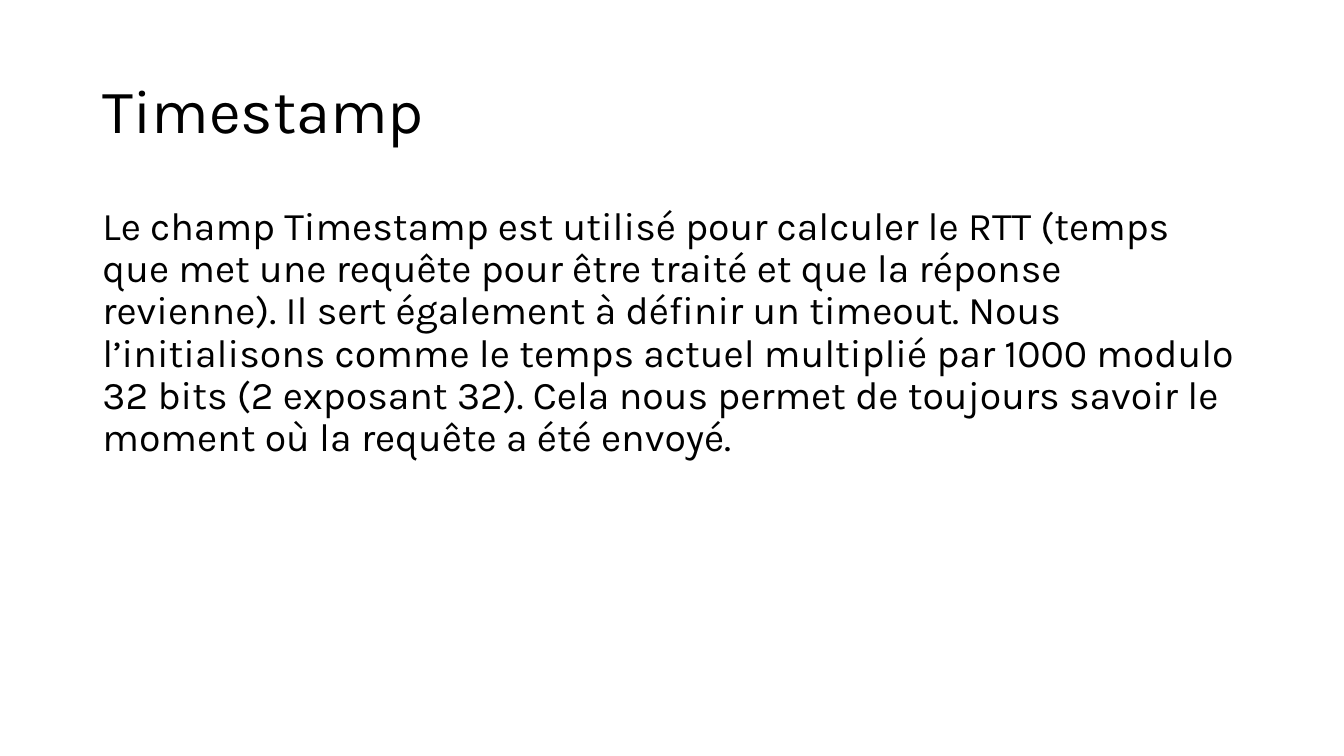
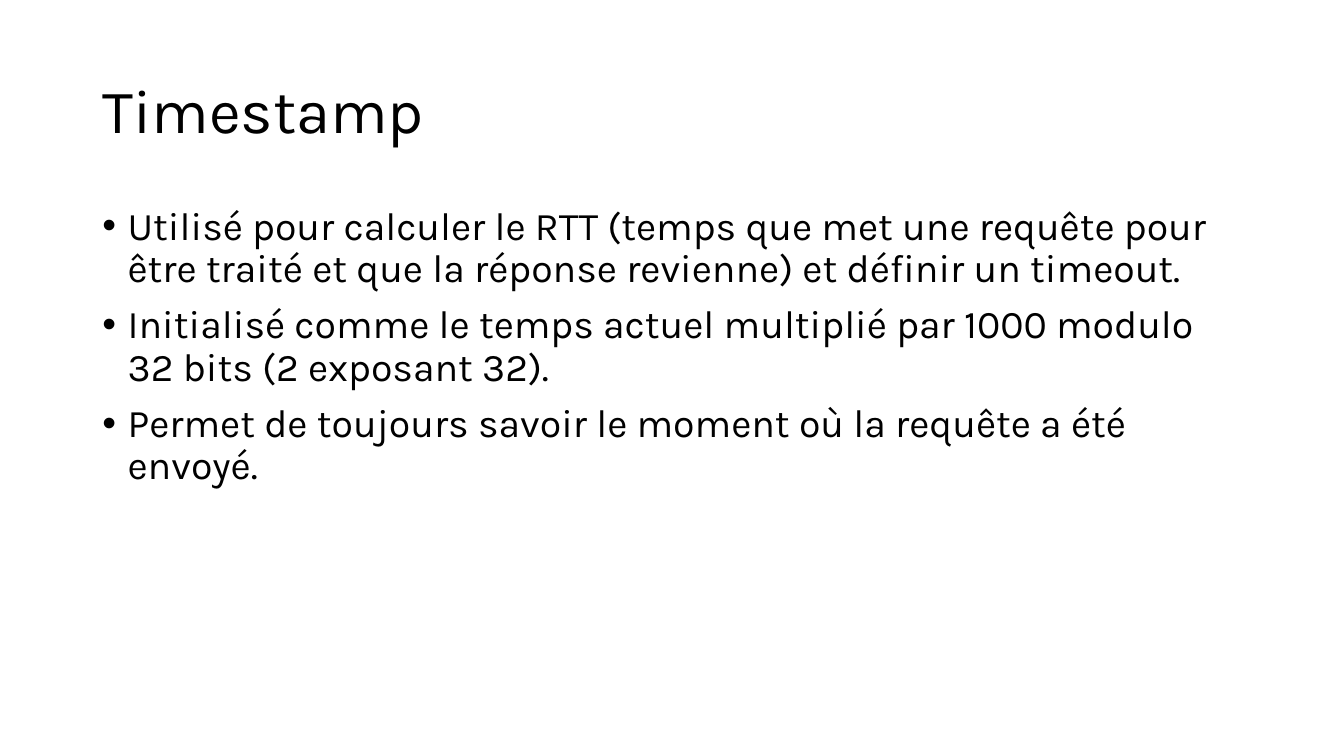
Before and after one commit to Tidyresonnance8/SRTP-Transport-Protocol, a slide deck: slide 4 of Rapport_projet_SRTP.pptx. Drawn at 1344x756 pixels with LibreOffice and Linux fonts; fonts in the diff are those of the drawing. Boxes give left, top, right and bottom in pixels: in the first picture for what was removed or moved away, otherwise in the second. Text is boxed around its words. In the diff, an @@ line names an element or a change of style, - is before the commit and + after.

```diff
--- a/Rapport_projet_SRTP.pptx
+++ b/Rapport_projet_SRTP.pptx
@@ text at (x1=128, y1=210, x2=1206, y2=489): text changed @@
-Le champ Timestamp est utilisé pour calculer le RTT (temps que met une requête pour être traité et que la réponse revienne). Il sert également à définir un timeout. Nous l’initialisons comme le temps actuel multiplié par 1000 modulo 32 bits (2 exposant 32). Cela nous permet de toujours savoir le moment où la requête a été envoyé.
+• Utilisé pour calculer le RTT (temps que met une requête pour être traité et que la réponse revienne) et définir un timeout.
+• Initialisé comme le temps actuel multiplié par 1000 modulo 32 bits (2 exposant 32).
+• Permet de toujours savoir le moment où la requête a été envoyé.
```
Also in this commit, not shown: 1 other slide changed.
